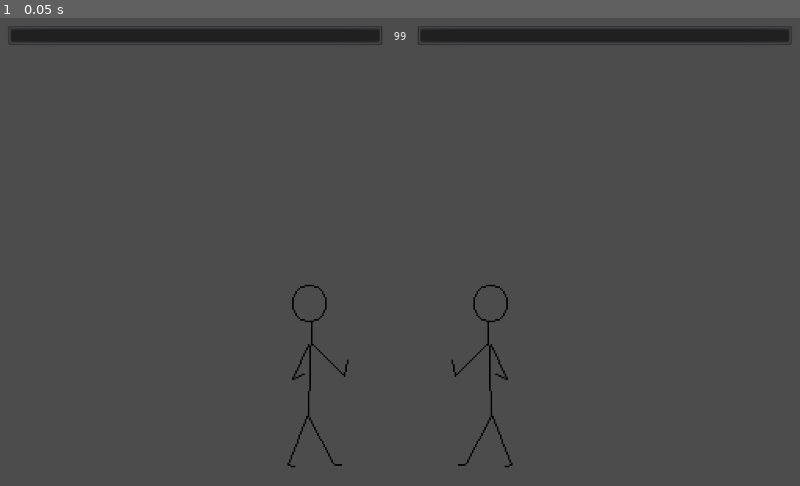
Above: before the commit, frame 1.
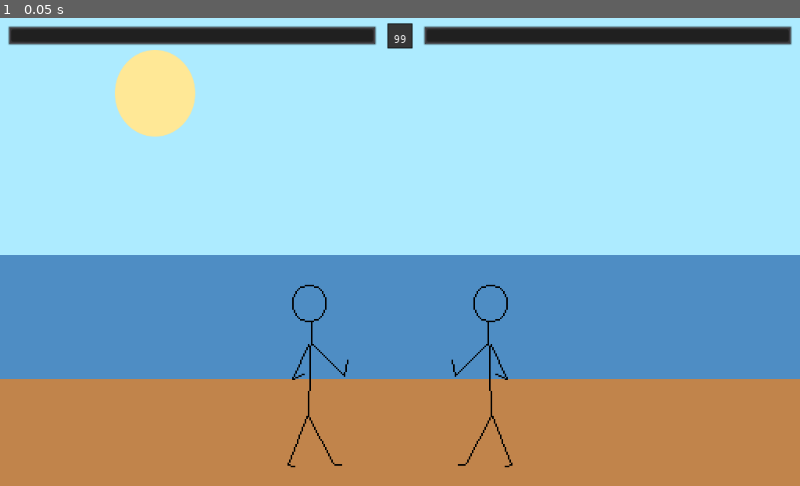
Above: after the commit, the same moment.

Repository: LukeSSJ/MiniFighter
Game: Godot game, scene res://Main.tscn
The game is run twice, just before and just after one commit, with the same random seed, the same clock (stepped at 60 frames per second) and the same inputs.
Inputs:
- Up to frame 1 (0.05 s): no input

The runs differ from the first frame. In frame 1, 97% of the frame differs, in the area x 0-100%, y 0-100%.

Commit message:
Back throws and stage

Diff:
--- a/ComboCount.gd
+++ b/ComboCount.gd
@@ -1,14 +1,24 @@
 extends MarginContainer
+
+onready var N1 = $Numbers/Count/MC/Number
+onready var N2 = $Numbers/Count/MC2/Number
 
 func _ready():
 	hide()
 
 func set_combo_count(count, damage):
-#	if count > 1:
 	if count > 0:
 		show()
-		$Numbers/Count.text = str(count)
-		$Numbers/Damage.text = str(damage)
+		count = min(count, 99)
+		var n2 = count % 10
+		var n1 = (count - n2) / 10
+		if n1 > 0:
+			N1.show()
+			N1.frame = int(n1)
+		else:
+			N1.hide()
+		N2.frame = int(n2)
+		$Numbers/Damage.text = str(damage * 10)
 	elif count == 0:
 		$Timer.start()
 
--- a/ComboCount.tscn
+++ b/ComboCount.tscn
@@ -1,6 +1,7 @@
-[gd_scene load_steps=2 format=2]
+[gd_scene load_steps=3 format=2]
 
 [ext_resource path="res://ComboCount.gd" type="Script" id=1]
+[ext_resource path="res://icons/numbers.png" type="Texture" id=2]
 
 [node name="ComboCount" type="MarginContainer"]
 script = ExtResource( 1 )
@@ -9,20 +10,41 @@
 }
 
 [node name="Numbers" type="VBoxContainer" parent="."]
-margin_right = 24.0
-margin_bottom = 49.0
+margin_right = 68.0
+margin_bottom = 50.0
 
-[node name="Count" type="Label" parent="Numbers"]
-margin_right = 24.0
-margin_bottom = 14.0
-text = "5"
-align = 1
+[node name="Count" type="HBoxContainer" parent="Numbers"]
+margin_right = 68.0
+margin_bottom = 32.0
+
+[node name="MC" type="MarginContainer" parent="Numbers/Count"]
+margin_right = 32.0
+margin_bottom = 32.0
+rect_min_size = Vector2( 32, 32 )
+
+[node name="Number" type="Sprite" parent="Numbers/Count/MC"]
+texture = ExtResource( 2 )
+centered = false
+hframes = 10
+
+[node name="MC2" type="MarginContainer" parent="Numbers/Count"]
+margin_left = 36.0
+margin_right = 68.0
+margin_bottom = 32.0
+rect_min_size = Vector2( 32, 32 )
+
+[node name="Number" type="Sprite" parent="Numbers/Count/MC2"]
+position = Vector2( -4, 0 )
+texture = ExtResource( 2 )
+centered = false
+hframes = 10
 
 [node name="Damage" type="Label" parent="Numbers"]
-margin_top = 18.0
-margin_right = 24.0
-margin_bottom = 32.0
+margin_top = 36.0
+margin_right = 68.0
+margin_bottom = 50.0
 text = "100"
+align = 1
 
 [node name="Timer" type="Timer" parent="."]
 wait_time = 0.8
--- a/HealthBar.tscn
+++ b/HealthBar.tscn
@@ -20,7 +20,7 @@
 margin_left = 10.0
 margin_top = 10.0
 margin_right = 50.0
-margin_bottom = 39.0
+margin_bottom = 55.0
 
 [node name="HealthBar" type="ProgressBar" parent="Bars"]
 margin_right = 40.0
@@ -36,12 +36,12 @@
 
 [node name="Win" type="TextureRect" parent="Bars/Wins"]
 visible = false
-margin_right = 7.0
-margin_bottom = 7.0
+margin_right = 16.0
+margin_bottom = 16.0
 texture = ExtResource( 2 )
 
 [node name="Win2" type="TextureRect" parent="Bars/Wins"]
 visible = false
-margin_right = 7.0
-margin_bottom = 7.0
+margin_right = 16.0
+margin_bottom = 16.0
 texture = ExtResource( 2 )
--- a/Hitbox.gd
+++ b/Hitbox.gd
@@ -2,7 +2,7 @@
 
 export var damage = 10
 export var chip_mod = 0.2
-export var pushback = 200
+export var pushback = 300
 export var launch = Vector2.ZERO
 export var juggle = Vector2(100, -800)
 export var hitstun = 0.4
--- a/Main.tscn
+++ b/Main.tscn
@@ -1,12 +1,18 @@
-[gd_scene load_steps=5 format=2]
+[gd_scene load_steps=7 format=2]
 
 [ext_resource path="res://Main.gd" type="Script" id=1]
 [ext_resource path="res://HealthBar.tscn" type="PackedScene" id=2]
+[ext_resource path="res://stage/beach.png" type="Texture" id=3]
 [ext_resource path="res://ComboCount.tscn" type="PackedScene" id=4]
 [ext_resource path="res://UI.gd" type="Script" id=5]
+[ext_resource path="res://icons/timer.png" type="Texture" id=6]
 
 [node name="Main" type="Node2D"]
 script = ExtResource( 1 )
+
+[node name="Stage" type="Sprite" parent="."]
+texture = ExtResource( 3 )
+centered = false
 
 [node name="Floor" type="Node2D" parent="."]
 position = Vector2( 0, 580 )
@@ -32,23 +38,33 @@
 margin_bottom = 49.0
 
 [node name="HealthBar" parent="UI/Top/Bars" instance=ExtResource( 2 )]
-margin_right = 500.0
+margin_right = 492.0
 margin_bottom = 49.0
 size_flags_horizontal = 3
 
 [node name="Timer" type="MarginContainer" parent="UI/Top/Bars"]
-margin_left = 504.0
-margin_right = 520.0
-margin_bottom = 49.0
+margin_left = 496.0
+margin_right = 528.0
+margin_bottom = 39.0
+rect_min_size = Vector2( 32, 32 )
+custom_constants/margin_top = 7
+
+[node name="TextureRect" type="TextureRect" parent="UI/Top/Bars/Timer"]
+margin_top = 7.0
+margin_right = 32.0
+margin_bottom = 39.0
+texture = ExtResource( 6 )
 
 [node name="Number" type="Label" parent="UI/Top/Bars/Timer"]
-margin_top = 17.0
-margin_right = 16.0
-margin_bottom = 31.0
+margin_top = 16.0
+margin_right = 32.0
+margin_bottom = 30.0
 text = "99"
+align = 1
+valign = 1
 
 [node name="HealthBar2" parent="UI/Top/Bars" instance=ExtResource( 2 )]
-margin_left = 524.0
+margin_left = 532.0
 margin_right = 1024.0
 margin_bottom = 49.0
 rect_pivot_offset = Vector2( 250, 0 )
@@ -62,15 +78,15 @@
 }
 
 [node name="ComboCount" parent="UI/ComboCounts" instance=ExtResource( 4 )]
-margin_left = 164.0
-margin_top = 112.0
-margin_right = 180.0
-margin_bottom = 126.0
+margin_left = 150.0
+margin_top = 120.0
+margin_right = 218.0
+margin_bottom = 170.0
 
 [node name="ComboCount2" parent="UI/ComboCounts" instance=ExtResource( 4 )]
-margin_left = 923.0
-margin_top = 113.0
-margin_right = 939.0
-margin_bottom = 127.0
+margin_left = 874.0
+margin_top = 120.0
+margin_right = 942.0
+margin_bottom = 170.0
 [connection signal="timeout" from="TimerRoundStart" to="." method="fight"]
 [connection signal="timeout" from="TimerNextRound" to="." method="next_round"]
--- a/Player.gd
+++ b/Player.gd
@@ -29,7 +29,8 @@
 var on_ground = true
 var gravity_enabled = true
 var friction_enabled = true
-var hp = 100
+var max_hp = 100
+var hp = max_hp
 var invul_hit = false
 var invul_projectile = false
 var vel = Vector2.ZERO
@@ -79,9 +80,8 @@
 	if !on_ground and gravity_enabled:
 		vel.y += GRAVITY
 	move_and_slide(vel, Vector2.UP)
-	for i in get_slide_count():
-		var col = get_slide_collision(i).collider
-		if col is KinematicBody2D and !on_ground:
+	if get_slide_count() > 0:
+		if !on_ground:
 			if position.x < other_player.position.x:
 				position.x = other_player.position.x - half_width - other_player.half_width - 1
 				if position.x < WALL_LEFT_X:
@@ -98,7 +98,7 @@
 	if on_ground:
 		position.y = 0
 		if friction_enabled:
-			vel.x = lerp(vel.x, 0, 0.3)
+			vel.x = lerp(vel.x, 0, 0.25)
 		if vel.y > 0:
 			if state == State.HITSTUN and knockdown:
 				perform_action("Knockdown")
@@ -108,7 +108,7 @@
 				perform_action("Stand")
 
 func attempt_all_actions():
-	if controller.button.a and controller.button.b:
+	if (controller.button.a and controller.button.b) or (controller.button.c and controller.button.d):
 		attempt_action("Grab")
 	if controller.button.d:
 		if controller.dir.y == 1:
@@ -140,11 +140,9 @@
 				vel.x = controller.dir.x * facing * WALK_SPEED
 		if facing == 1:
 			if other_player.position.x < position.x:
-				facing = -1
-				$Pivot.scale.x = -1
+				set_facing(-1)
 		elif other_player.position.x > position.x:
-				facing = 1
-				$Pivot.scale.x = 1
+				set_facing(1)
 	else: # Air actions
 		if action != "Air":
 			perform_action("Air")
@@ -232,7 +230,7 @@
 		else:
 			vel.x = hitbox.pushback * hitbox.player.facing
 	if combo_count > 0:
-		damage *= 0.5
+		damage *= 0.3
 	combo_count += 1
 	combo_damage += damage
 	emit_signal("set_combo_count", self)
@@ -265,6 +263,8 @@
 	$TimerStun.paused = false
 
 func stun_end():
+	hp = max_hp
+	emit_signal("take_damage", index, hp)
 	perform_action("Stand")
 
 func action_end(_anim_name):
@@ -285,6 +285,10 @@
 	invul_hit = false
 	invul_projectile = false
 
+func set_facing(f):
+	facing = f
+	$Pivot.scale.x = f
+
 func set_grabbed(grabbed):
 	$Collision.disabled = grabbed
 	gravity_enabled = !grabbed
--- a/Player.tscn
+++ b/Player.tscn
@@ -63,7 +63,7 @@
 extents = Vector2( 44, 73 )
 
 [sub_resource type="RectangleShape2D" id=12]
-extents = Vector2( 72, 55 )
+extents = Vector2( 45, 55 )
 
 [sub_resource type="RectangleShape2D" id=13]
 extents = Vector2( 29, 46 )
@@ -189,28 +189,40 @@
 length = 0.6
 step = 0.05
 tracks/0/type = "value"
-tracks/0/path = NodePath("Pivot/5C/Sprite:frame")
-tracks/0/interp = 1
-tracks/0/loop_wrap = true
-tracks/0/imported = false
-tracks/0/enabled = true
-tracks/0/keys = {
-"times": PoolRealArray( 0, 0.15, 0.4 ),
-"transitions": PoolRealArray( 1, 1, 1 ),
-"update": 1,
-"values": [ 0, 1, 2 ]
-}
-tracks/1/type = "value"
-tracks/1/path = NodePath("Pivot/5C/Hitbox/CollisionShape2D:disabled")
-tracks/1/interp = 1
-tracks/1/loop_wrap = true
-tracks/1/imported = false
-tracks/1/enabled = true
-tracks/1/keys = {
+tracks/0/path = NodePath("Pivot/5C/Hitbox/CollisionShape2D:disabled")
+tracks/0/interp = 1
+tracks/0/loop_wrap = true
+tracks/0/imported = false
+tracks/0/enabled = true
+tracks/0/keys = {
 "times": PoolRealArray( 0.15, 0.3 ),
 "transitions": PoolRealArray( 1, 1 ),
 "update": 1,
 "values": [ false, true ]
+}
+tracks/1/type = "value"
+tracks/1/path = NodePath("Pivot/5B/Sprite:frame")
+tracks/1/interp = 1
+tracks/1/loop_wrap = true
+tracks/1/imported = false
+tracks/1/enabled = true
+tracks/1/keys = {
+"times": PoolRealArray( 0, 0.15, 0.4 ),
+"transitions": PoolRealArray( 1, 1, 1 ),
+"update": 1,
+"values": [ 0, 1, 2 ]
+}
+tracks/2/type = "value"
+tracks/2/path = NodePath("Pivot/5B/Hitbox/CollisionShape2D:disabled")
+tracks/2/interp = 1
+tracks/2/loop_wrap = true
+tracks/2/imported = false
+tracks/2/enabled = true
+tracks/2/keys = {
+"times": PoolRealArray( 0, 0.15, 0.4 ),
+"transitions": PoolRealArray( 1, 1, 1 ),
+"update": 1,
+"values": [ true, false, true ]
 }
 
 [sub_resource type="Animation" id=21]
@@ -639,6 +651,7 @@
 GRAVITY = 80
 
 [node name="Collision" type="CollisionShape2D" parent="."]
+visible = false
 position = Vector2( 0, -100 )
 shape = SubResource( 1 )
 
@@ -720,7 +733,7 @@
 frame = 1
 
 [node name="Hitbox" parent="Pivot/5A" instance=ExtResource( 4 )]
-damage = 14
+damage = 4
 chip_mod = 0.1
 
 [node name="CollisionShape2D" type="CollisionShape2D" parent="Pivot/5A/Hitbox"]
@@ -736,10 +749,8 @@
 texture = ExtResource( 14 )
 offset = Vector2( 16, 0 )
 hframes = 3
-frame = 1
 
 [node name="Hitbox" parent="Pivot/5B" instance=ExtResource( 4 )]
-damage = 14
 chip_mod = 0.1
 
 [node name="CollisionShape2D" type="CollisionShape2D" parent="Pivot/5B/Hitbox"]
@@ -755,6 +766,7 @@
 texture = ExtResource( 17 )
 offset = Vector2( 32, 0 )
 hframes = 3
+frame = 2
 
 [node name="Hitbox" parent="Pivot/5C" instance=ExtResource( 4 )]
 damage = 14
@@ -775,11 +787,12 @@
 hframes = 3
 
 [node name="Hitbox" parent="Pivot/2A" instance=ExtResource( 4 )]
+damage = 3
 chip_mod = 0.1
 guard = 1
 
 [node name="CollisionShape2D" type="CollisionShape2D" parent="Pivot/2A/Hitbox"]
-position = Vector2( 36, 97 )
+position = Vector2( 30, 102 )
 shape = SubResource( 6 )
 disabled = true
 
@@ -792,6 +805,7 @@
 hframes = 3
 
 [node name="Hitbox" parent="Pivot/2B" instance=ExtResource( 4 )]
+damage = 11
 chip_mod = 0.1
 
 [node name="CollisionShape2D" type="CollisionShape2D" parent="Pivot/2B/Hitbox"]
@@ -809,6 +823,7 @@
 hframes = 3
 
 [node name="Hitbox" parent="Pivot/2C" instance=ExtResource( 4 )]
+damage = 12
 chip_mod = 0.1
 launch = Vector2( 200, -900 )
 hitstun = 0.6
@@ -829,6 +844,7 @@
 hframes = 2
 
 [node name="Hitbox" parent="Pivot/JA" instance=ExtResource( 4 )]
+damage = 5
 guard = 2
 
 [node name="CollisionShape2D" type="CollisionShape2D" parent="Pivot/JA/Hitbox"]
@@ -845,6 +861,7 @@
 offset = Vector2( 16, 0 )
 
 [node name="Hitbox" parent="Pivot/JB" instance=ExtResource( 4 )]
+damage = 8
 guard = 2
 
 [node name="CollisionShape2D" type="CollisionShape2D" parent="Pivot/JB/Hitbox"]
@@ -861,6 +878,7 @@
 hframes = 2
 
 [node name="Hitbox" parent="Pivot/JC" instance=ExtResource( 4 )]
+damage = 9
 guard = 2
 
 [node name="CollisionShape2D" type="CollisionShape2D" parent="Pivot/JC/Hitbox"]
@@ -879,6 +897,7 @@
 [node name="Hitbox" parent="Pivot/Grab" instance=ExtResource( 4 )]
 damage = 0
 chip_mod = 0.1
+hitstun = 1.0
 guard = 3
 on_hit_action = "Throw"
 
@@ -898,12 +917,13 @@
 hframes = 3
 
 [node name="Hitbox" parent="Pivot/Throw" instance=ExtResource( 4 )]
-damage = 14
+damage = 16
 chip_mod = 0.1
+launch = Vector2( 1000, -200 )
 guard = 3
 
 [node name="CollisionShape2D" type="CollisionShape2D" parent="Pivot/Throw/Hitbox"]
-position = Vector2( 126, 22 )
+position = Vector2( 47, 15 )
 shape = SubResource( 12 )
 disabled = true
 
@@ -935,6 +955,7 @@
 frame = 1
 
 [node name="Hitbox" parent="Pivot/Uppercut" instance=ExtResource( 4 )]
+damage = 12
 launch = Vector2( 500, -1800 )
 
 [node name="CollisionShape2D" type="CollisionShape2D" parent="Pivot/Uppercut/Hitbox"]
@@ -943,6 +964,7 @@
 disabled = true
 
 [node name="Hitbox2" parent="Pivot/Uppercut" instance=ExtResource( 4 )]
+damage = 8
 
 [node name="CollisionShape2D" type="CollisionShape2D" parent="Pivot/Uppercut/Hitbox2"]
 position = Vector2( 20, -67 )
@@ -962,6 +984,7 @@
 frame = 2
 
 [node name="Hitbox" parent="Pivot/SpinKick" instance=ExtResource( 4 )]
+damage = 15
 launch = Vector2( 300, -1000 )
 
 [node name="CollisionShape2D" type="CollisionShape2D" parent="Pivot/SpinKick/Hitbox"]
--- a/Throw.gd
+++ b/Throw.gd
@@ -2,6 +2,9 @@
 
 func grab():
 	owner.grab_point = $Point
+	if owner.controller.dir.x == -1:
+		owner.other_player.set_facing(owner.facing)
+		owner.set_facing(owner.facing * -1)
 	owner.other_player.set_grabbed(true)
 
 func release():
--- a/ThrowFireball.gd
+++ b/ThrowFireball.gd
@@ -7,4 +7,4 @@
 	projectile.player = owner
 	projectile.position = $Point.global_position
 	projectile.scale.x = owner.facing
-	owner.get_parent().add_child(projectile)
+	get_tree().current_scene.add_child(projectile)
Binary file added: icons/numbers.png
Not shown, added: icons/numbers.png.import
Binary file added: icons/timer.png
Not shown, added: icons/timer.png.import
Binary file changed: icons/win.png
Binary file added: stage/beach.png
Not shown, added: stage/beach.png.import
